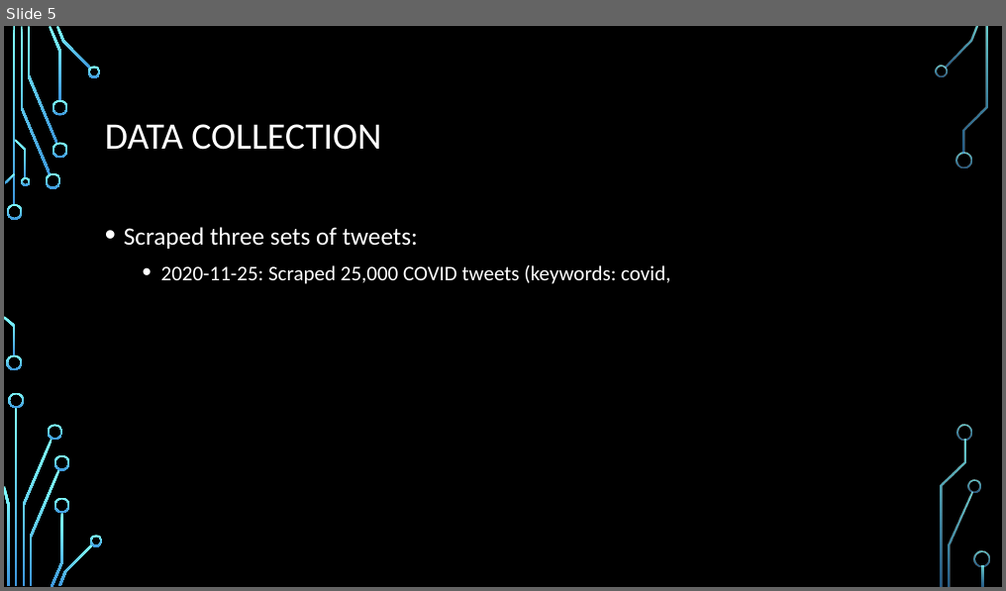
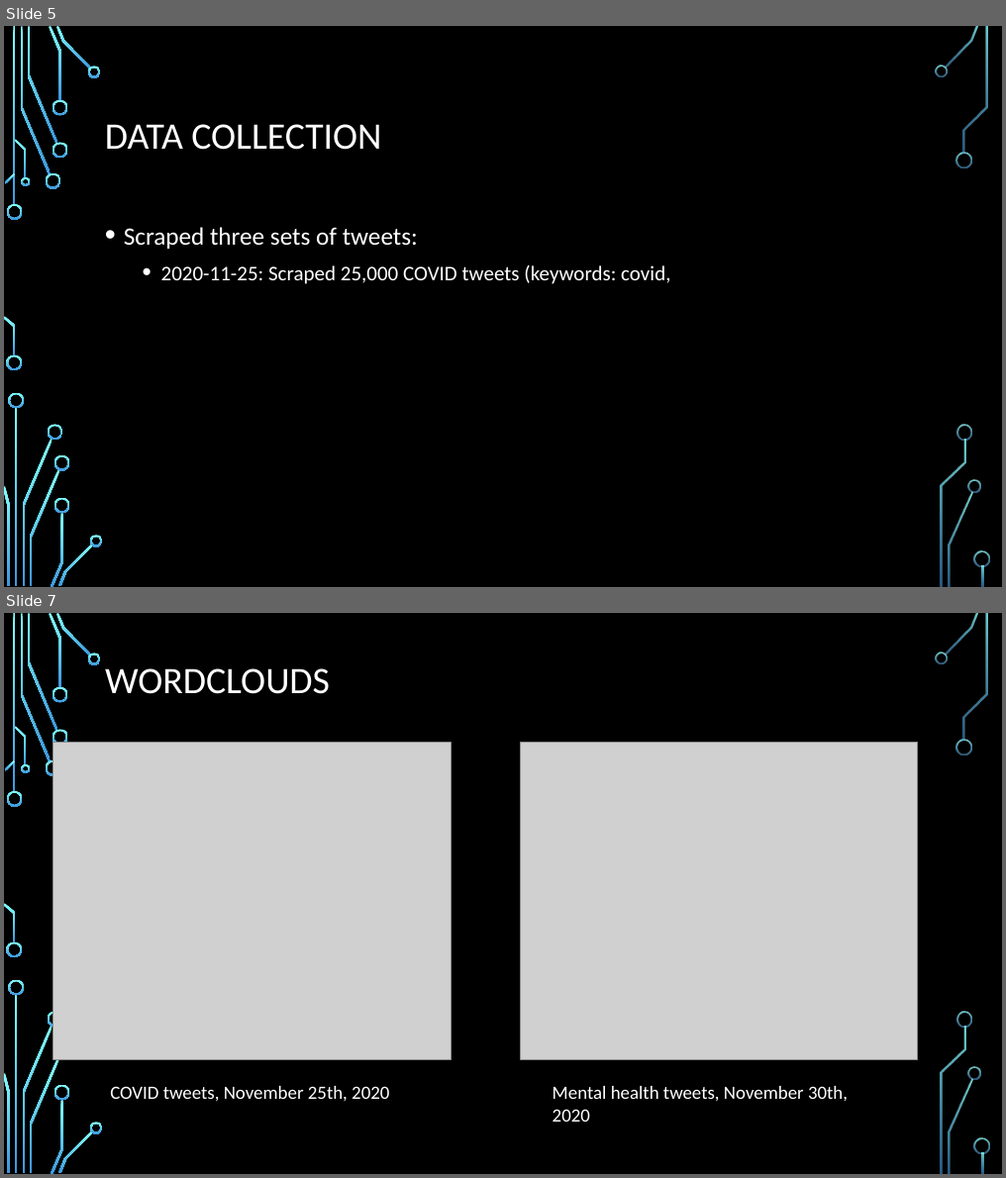
Before and after one commit to ngandhi01/TextMining, a slide deck: media/research_updates_2020-12-02.pptx. Shown one above the other, each under a label of ours: slide 5 before the commit, slides 5 and 7 after it; the slides between them are not shown. The pictures are 1006x591 and 1006x1178 pixels, drawn with LibreOffice and Linux fonts; fonts in the diff are those of the drawing; grey boxes stand for pictures; background and template pictures are left out. Boxes give left, top, right and bottom in pixels: in the first picture for what was removed or moved away, otherwise in the second. Text is boxed around its words. In the diff, an @@ line names an element or a change of style, - is before the commit and + after.

```diff
--- a/media/research_updates_2020-12-02.pptx
+++ b/media/research_updates_2020-12-02.pptx
@@ slide 7 added at <box>4,613,1002,1174</box>, background picture (left out); not listed: 36 template elements that a slide beside it also shows @@
@@ title added at <box>105,668,330,694</box>, 36 pt, text #FFFFFF @@
+WORDCLOUDS
@@ picture added at <box>54,742,450,1059</box> @@
@@ picture added at <box>521,742,918,1059</box> @@
@@ text added at <box>110,1086,389,1102</box>, 18 pt, text #FFFFFF @@
+COVID tweets, November 25th, 2020
@@ text added at <box>552,1086,847,1122</box>, 18 pt, text #FFFFFF @@
+Mental health tweets, November 30th, 2020
```
Also in this commit, not shown: 1 slide changed, 3 other slides added, 1 slide removed, 11 other files.
